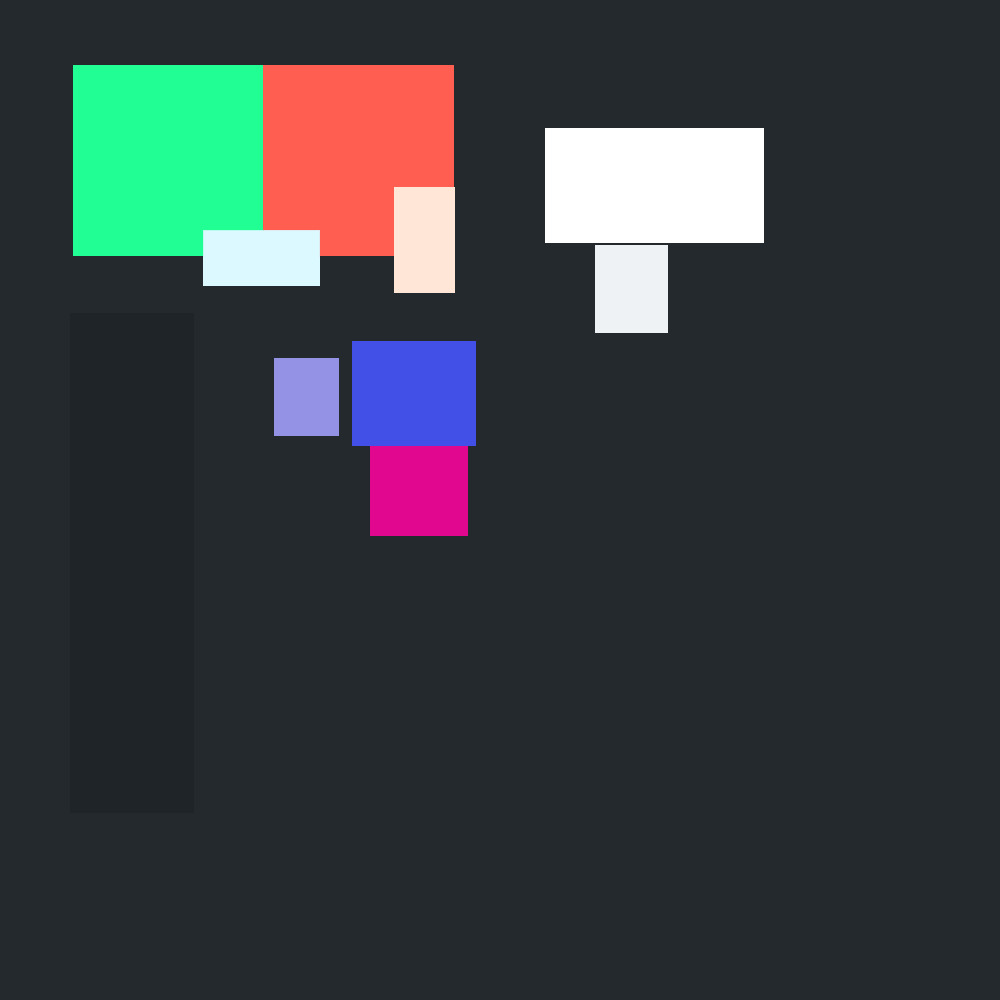
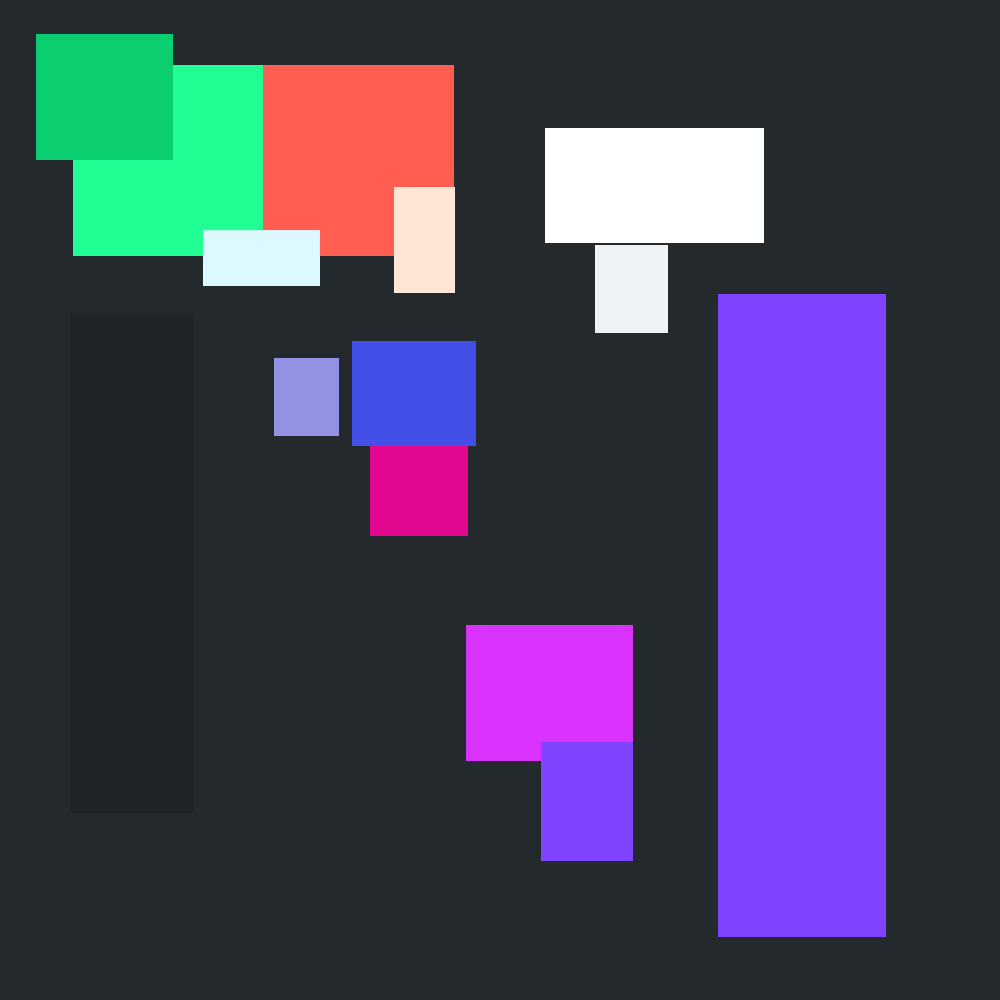
Layers edited between the first and the second 1000×1000 image:
painted on "Layer 3" over (36, 34, 886, 937)
